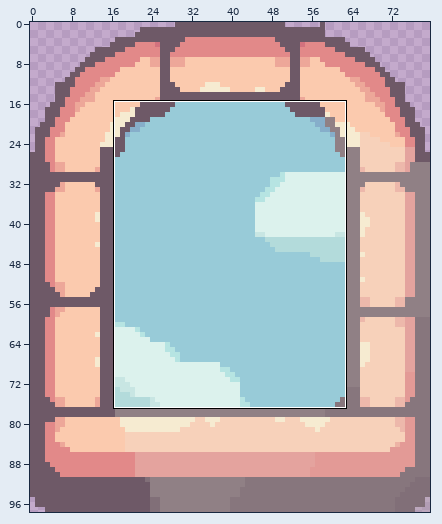
Two states of a sprite sheet, sprites/window.png. The first picture is a wide view before the edit; the outline marks the close-up.
Close-up. Before the edit:
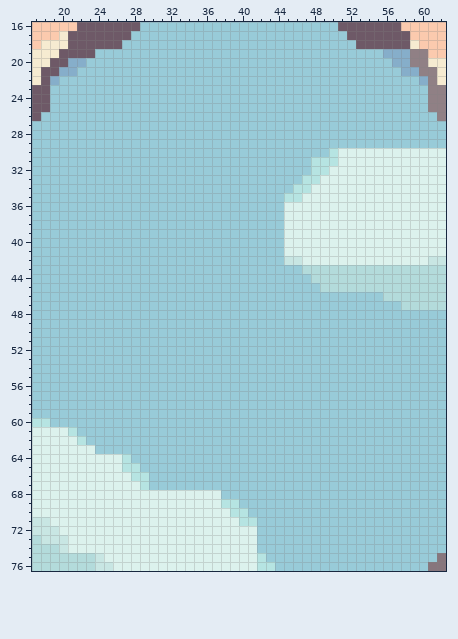
The file is 80x98 pixels. Colours within 5 levels of each other are drawn and written as one. Shown: x 17..62, y 16..76.
And afterwards:
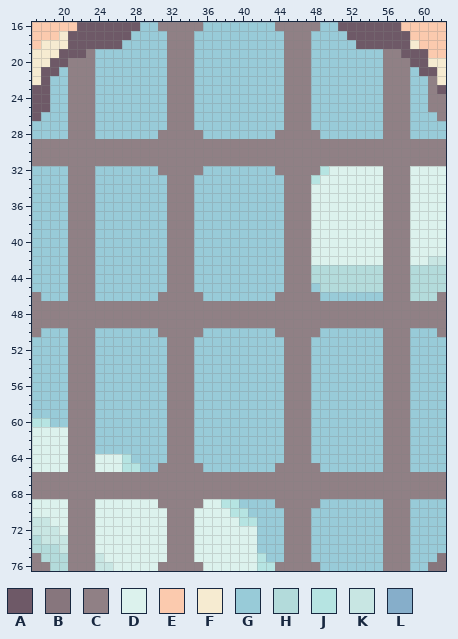
Palette (. is transparent): A #6e5967  B #87767d  C #908085  D #dcf2ed  E #fbcaae  F #f6ebd1  G #98cbd8  H #b3dbdb  J #b6e4e2  K #c8e6e3  L #86aeca
Difference:
Changed rows in their new state; - is an unchanged pixel.
first column x 17:
16 --------------CCCCC--------CCCCC--------------
17 ---------------CCC----------CCC---------------
18 ---------------CCC----------CCC---------------
19 ------C--------CCC----------CCC--------CCAAA--
20 ----CCC--------CCC----------CCC--------CCCAA--
21 ---GCCC--------CCC----------CCC--------CCCGAA-
22 --G-CCC--------CCC----------CCC--------CCC-G--
23 ----CCC--------CCC----------CCC--------CCC---A
24 ----CCC--------CCC----------CCC--------CCC----
25 ----CCC--------CCC----------CCC--------CCC----
26 ----CCC--------CCC----------CCC--------CCC----
27 ----CCC--------CCC----------CCC--------CCC----
28 ----CCC-------CCCCC--------CCCCC-------CCC----
29 CCCCCCCCCCCCCCCCCCCCCCCCCCCCCCCCCCCCCCCCCCCCCC
30 CCCCCCCCCCCCCCCCCCCCCCCCCCCCCCCCCCCCCCCCCCCCCC
31 CCCCCCCCCCCCCCCCCCCCCCCCCCCCCCCCCCCCCCCCCCCCCC
32 ----CCC-------CCCCC--------CCCCC-------CCC----
33 ----CCC--------CCC----------CCC--------CCC----
34 ----CCC--------CCC----------CCC--------CCC----
35 ----CCC--------CCC----------CCC--------CCC----
36 ----CCC--------CCC----------CCC--------CCC----
37 ----CCC--------CCC----------CCC--------CCC----
38 ----CCC--------CCC----------CCC--------CCC----
39 ----CCC--------CCC----------CCC--------CCC----
40 ----CCC--------CCC----------CCC--------CCC----
41 ----CCC--------CCC----------CCC--------CCC----
42 ----CCC--------CCC----------CCC--------CCC----
43 ----CCC--------CCC----------CCC--------CCC----
44 ----CCC--------CCC----------CCC--------CCC----
45 ----CCC--------CCC----------CCC--------CCC----
46 C---CCC-------CCCCC--------CCCCC-------CCC---C
47 CCCCCCCCCCCCCCCCCCCCCCCCCCCCCCCCCCCCCCCCCCCCCC
48 CCCCCCCCCCCCCCCCCCCCCCCCCCCCCCCCCCCCCCCCCCCCCC
49 CCCCCCCCCCCCCCCCCCCCCCCCCCCCCCCCCCCCCCCCCCCCCC
50 C---CCC-------CCCCC--------CCCCC-------CCC---C
51 ----CCC--------CCC----------CCC--------CCC----
52 ----CCC--------CCC----------CCC--------CCC----
53 ----CCC--------CCC----------CCC--------CCC----
54 ----CCC--------CCC----------CCC--------CCC----
55 ----CCC--------CCC----------CCC--------CCC----
56 ----CCC--------CCC----------CCC--------CCC----
57 ----CCC--------CCC----------CCC--------CCC----
58 ----CCC--------CCC----------CCC--------CCC----
59 ----CCC--------CCC----------CCC--------CCC----
60 ----CCC--------CCC----------CCC--------CCC----
61 ----CCC--------CCC----------CCC--------CCC----
62 ----CCC--------CCC----------CCC--------CCC----
63 ----CCC--------CCC----------CCC--------CCC----
64 ----CCC--------CCC----------CCC--------CCC----
65 ----CCC-------CCCCC--------CCCCC-------CCC----
66 CCCCCCCCCCCCCCCCCCCCCCCCCCCCCCCCCCCCCCCCCCCCCC
67 CCCCCCCCCCCCCCCCCCCCCCCCCCCCCCCCCCCCCCCCCCCCCC
68 CCCCCCCCCCCCCCCCCCCCCCCCCCCCCCCCCCCCCCCCCCCCCC
69 ----CCC-------CCCCC--------CCCCC-------CCC----
70 ----CCC--------CCC----------CCC--------CCC----
71 ----CCC--------CCC----------CCC--------CCC----
72 ----CCC--------CCC----------CCC--------CCC----
73 ----CCC--------CCC----------CCC--------CCC----
74 ----CCC--------CCC----------CCC--------CCC----
75 C---CCC--------CCC----------CCC--------CCC----
76 CC--CCC-------CCCCC--------CCCCC-------CCC----
Changed places in both close-ups, as pixel boxes (x1, y1, x2, y2):
changed: (32, 22, 446, 571)
